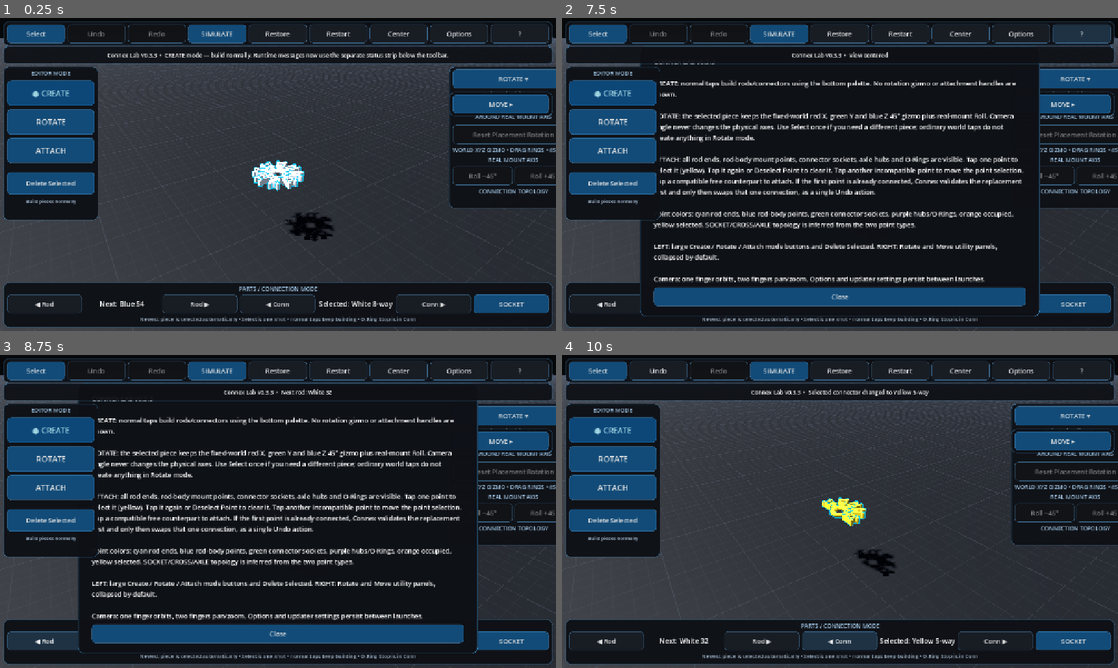
Above: before the commit, frames 1-4 (two rows, left to right).
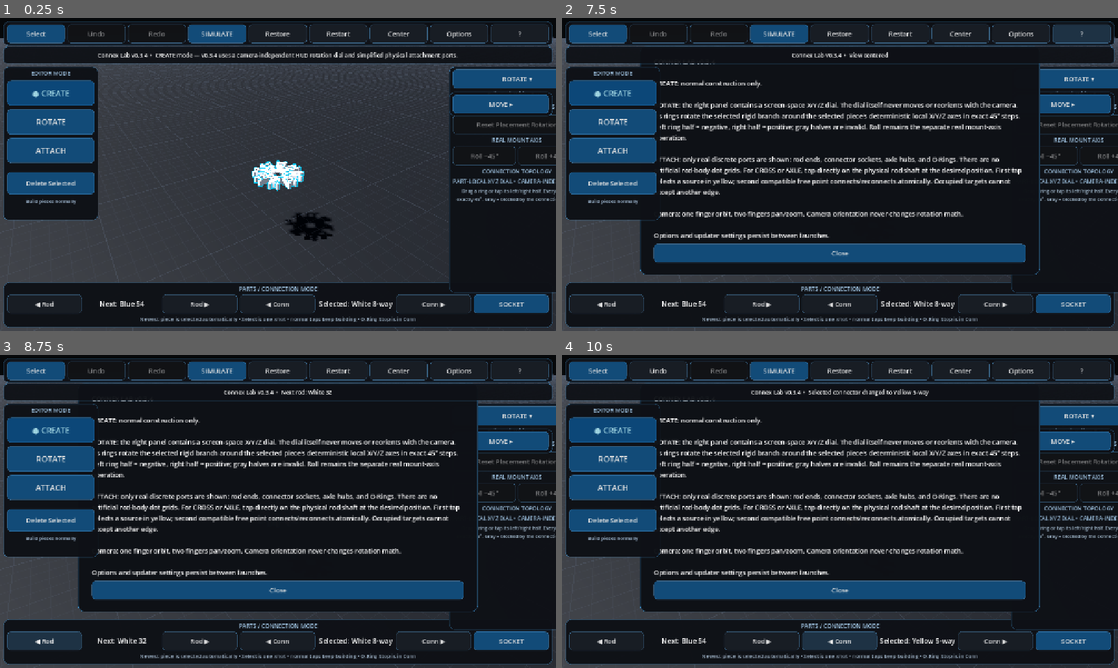
Above: after the commit, the same moments.

Repository: pixel375/connex
Game: Godot game, scene res://Main.tscn
Two runs of this game, one before a commit and one after it. Both use one fixed random seed, a clock stepped at 60 frames per second and the inputs below.
Inputs:
- Up to frame 1 (0.25 s): no input
- Up to frame 2 (7.5 s): click "Restart" at 0.5 s; click "Restart" at 1.25 s; click "Restart" at 2 s; click "Select" at 2.75 s; click "SELECT…" at 3.5 s; click "SIMULATE" at 4.25 s; click "BUILD" at 5 s; click "Restore" at 5.75 s; click "Center" at 6.5 s; click "?" at 7.25 s
- Up to frame 3 (8.75 s): click "◀ Rod" at 8 s
- Up to frame 4 (10 s): click "Rod ▶" at 8.75 s; click "◀ Conn" at 9.5 s

The runs differ from the first frame. In frame 1, 7.2% of the frame differs, in the area x 17-100%, y 10-88%; in frame 2, 22%; in frame 3, 22%; in frame 4, 49%, in the area x 14-100%, y 8-93%.

Commit message:
chore: point main scene to v0.3.4 controller

Diff:
--- a/Main.tscn
+++ b/Main.tscn
@@ -1,6 +1,6 @@
 [gd_scene load_steps=2 format=3]
 
-[ext_resource type="Script" path="res://scripts/main_v033.gd" id="1_main"]
+[ext_resource type="Script" path="res://scripts/main_v034.gd" id="1_main"]
 
 [node name="Main" type="Node3D"]
 script = ExtResource("1_main")
